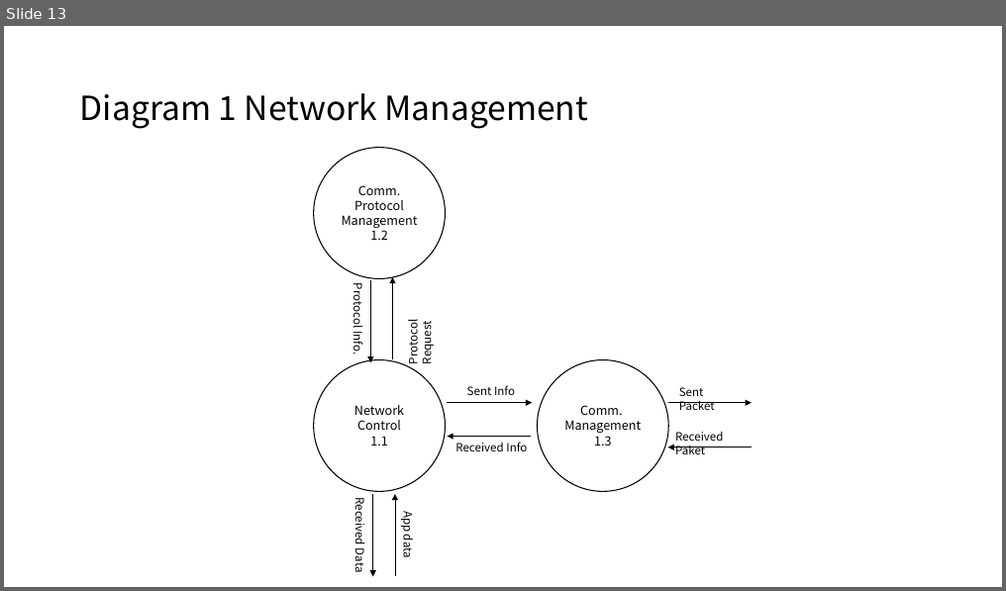
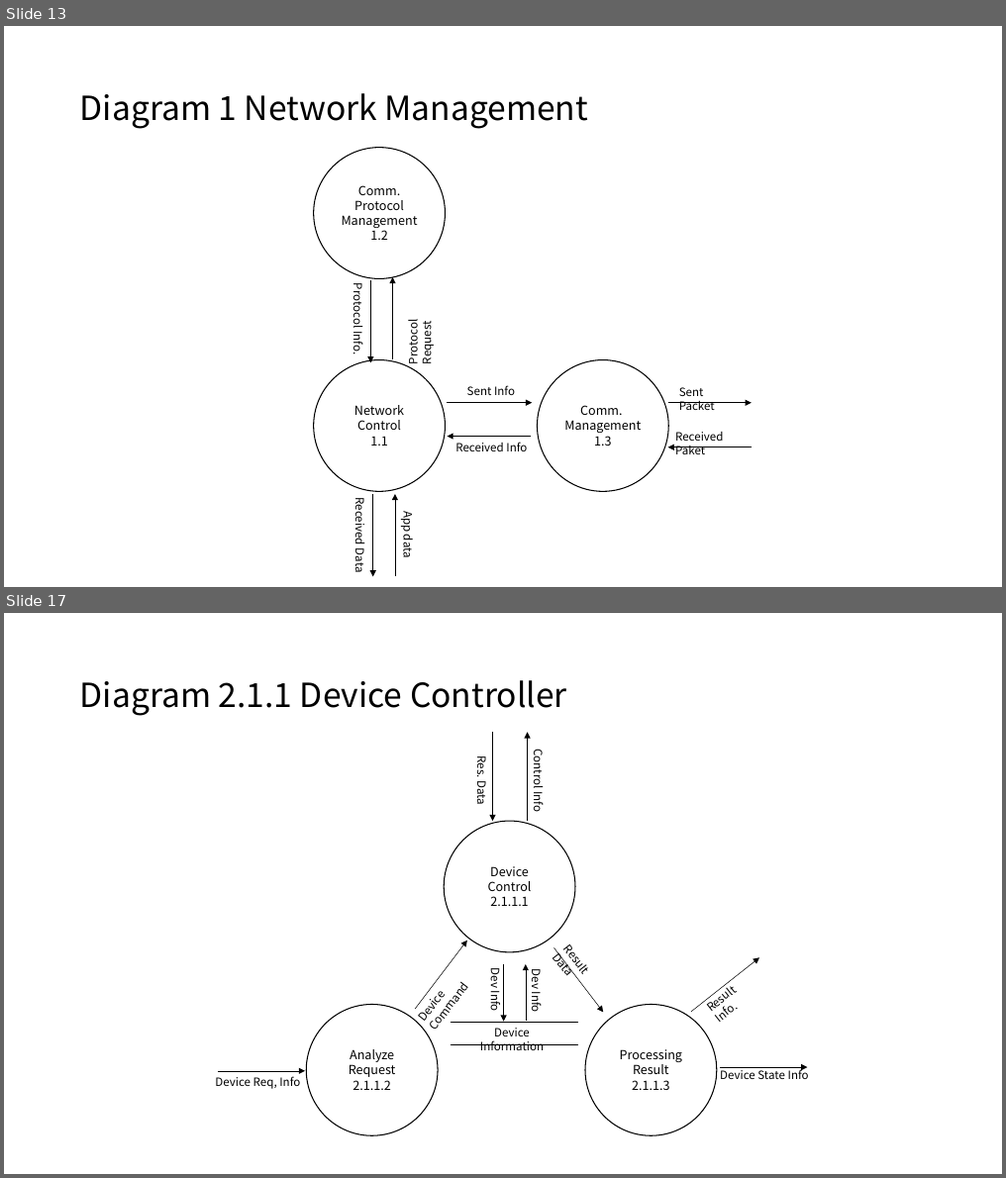
Before and after one commit to soobinjeon/MinT, a slide deck: doc/Framework Development Note.pptx. Shown one above the other, each under a label of ours: slide 13 before the commit, slides 13 and 17 after it; the slides between them are not shown. The pictures are 1006x591 and 1006x1178 pixels, drawn with LibreOffice and Linux fonts; fonts in the diff are those of the drawing. Boxes give left, top, right and bottom in pixels: in the first picture for what was removed or moved away, otherwise in the second. Text is boxed around its words. In the diff, an @@ line names an element or a change of style, - is before the commit and + after.

```diff
--- a/doc/Framework Development Note.pptx
+++ b/doc/Framework Development Note.pptx
@@ slide 17 added at box(4, 613, 1002, 1174), background #FFFFFF @@
@@ title added at box(80, 680, 567, 716), 32 pt, text #000000 @@
+Diagram 2.1.1 Device Controller
@@ text added at box(474, 758, 491, 804), 11 pt, text #000000 @@
+Res. Data
@@ arrow added from (493, 732) to (493, 821), #000000 0.5 pt @@
@@ arrow added from (528, 821) to (528, 732), #000000 0.5 pt @@
@@ text added at box(531, 753, 548, 812), 11 pt, text #000000 @@
+Control Info
@@ ellipse added at box(445, 821, 576, 953), outline #000000 1 pt, 12 pt, text #000000 @@
+Device
+Control
+2.1.1.1
@@ text added at box(408, 934, 491, 1033), 11 pt, text #000000 @@
+Device Command
@@ text added at box(553, 935, 617, 1007), 11 pt, text #000000 @@
+Result Data
@@ arrow added from (415, 1009) to (467, 940), #000000 0.5 pt @@
@@ arrow added from (504, 964) to (504, 1022), #000000 0.5 pt @@
@@ arrow added from (526, 1020) to (526, 964), #000000 0.5 pt @@
@@ arrow added from (554, 949) to (604, 1013), #000000 0.5 pt @@
@@ arrow added from (691, 1012) to (759, 959), #000000 0.5 pt @@
@@ text added at box(696, 959, 768, 1022), 11 pt, text #000000 @@
+Result Info.
@@ text added at box(487, 970, 504, 1012), 11 pt, text #000000 @@
+Dev Info
@@ text added at box(529, 971, 546, 1012), 11 pt, text #000000 @@
+Dev Info
@@ ellipse added at box(307, 1004, 439, 1137), outline #000000 1 pt, 12 pt, text #000000 @@
+Analyze
+Request
+2.1.1.2
@@ line added from (450, 1022) to (578, 1022), #000000 0.5 pt @@
@@ text added at box(480, 1028, 544, 1051), 11 pt, text #000000 @@
+Device Information
@@ ellipse added at box(586, 1004, 718, 1137), outline #000000 1 pt, 12 pt, text #000000 @@
+Processing
+Result
+2.1.1.3
@@ line added from (450, 1046) to (578, 1046), #000000 0.5 pt @@
@@ text added at box(215, 1076, 300, 1089), 11 pt, text #000000 @@
+Device Req, Info
@@ arrow added from (218, 1071) to (305, 1071), #000000 0.5 pt @@
@@ text added at box(720, 1068, 809, 1079), 11 pt, text #000000 @@
+Device State Info
@@ arrow added from (721, 1067) to (807, 1067), #000000 0.5 pt @@
```
Also in this commit, not shown: 6 slides changed, 4 other slides added, 4 slides removed, 10 other files.
